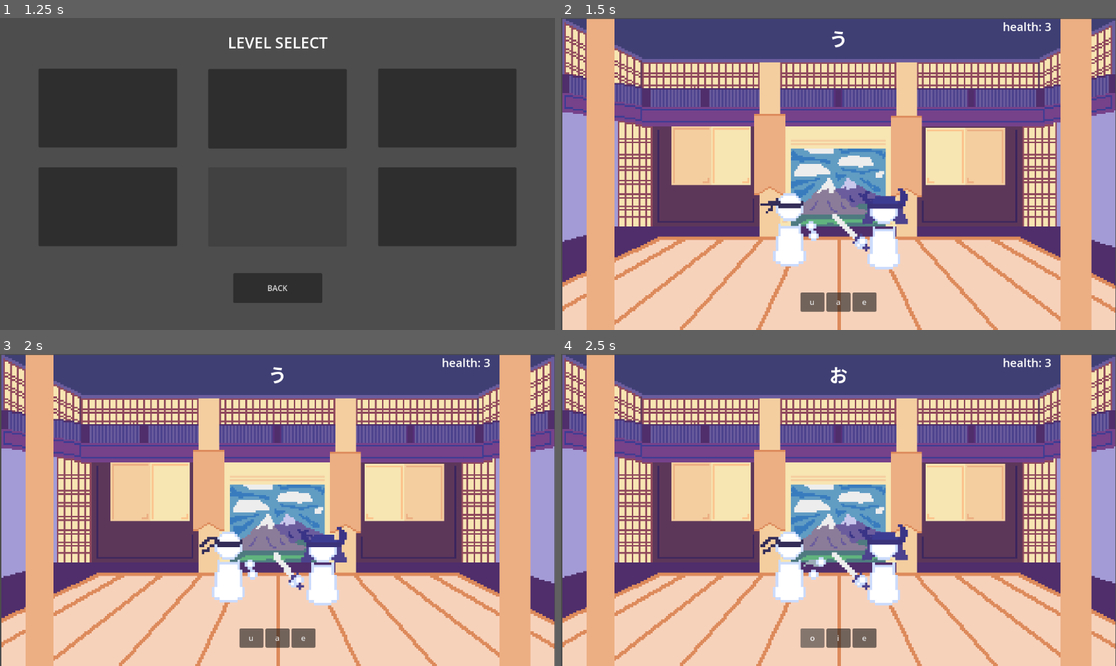
Above: before the commit, frames 1-4 (two rows, left to right).
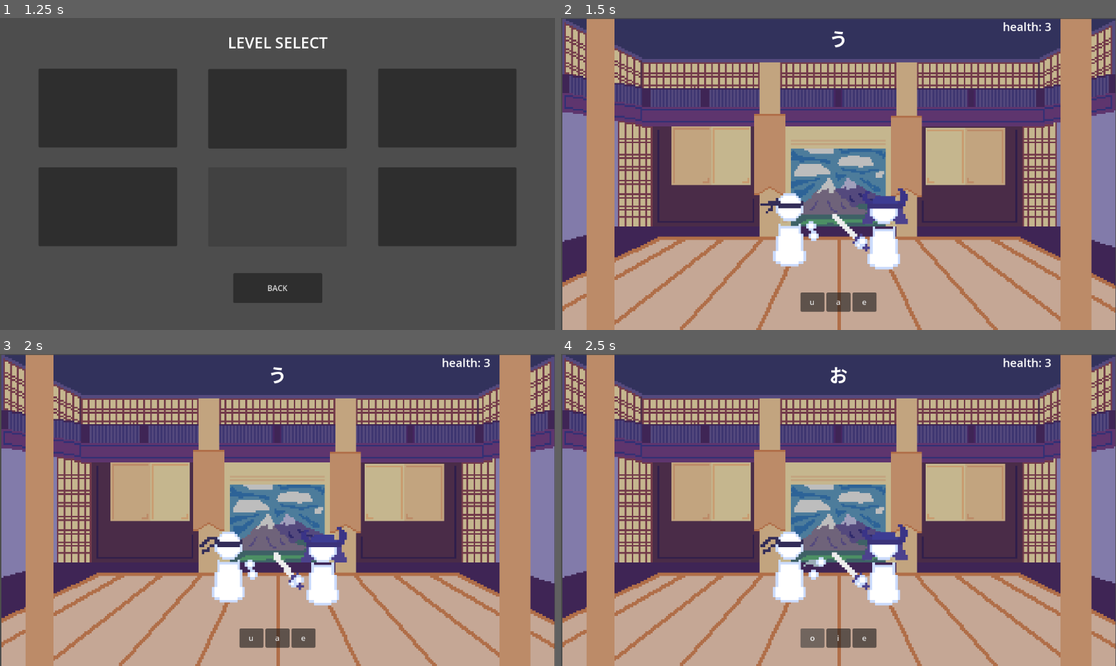
Above: after the commit, the same moments.

Repository: itsbeesfan/kana-warrior
Game: Godot game, scene res://startScreen.tscn
Two runs of this game, one before a commit and one after it. Both use one fixed random seed, a clock stepped at 60 frames per second and the inputs below. The project has no main scene, so this scene is started directly.
Inputs (mouse positions are in pixels of both pictures, inside the frame that each line leads up to):
- Up to frame 1 (1.25 s): click "Start Game" at 0.5 s
- Up to frame 2 (1.5 s): click (666, 108) at 1.25 s
- Up to frame 3 (2 s): no input
- Up to frame 4 (2.5 s): click "u" at 2 s

Frame 1 is identical in both runs. In frame 2, 75% of the frame differs, in the area x 0-100%, y 0-100%; in frame 3, 75%; in frame 4, 75%.

Commit message:
made background darker for better contrast

Diff:
--- a/kana-warrior/quiz.tscn
+++ b/kana-warrior/quiz.tscn
@@ -229,6 +229,7 @@
 script = ExtResource("1_kninm")
 
 [node name="Background" type="Sprite2D" parent="."]
+modulate = Color(0.796243, 0.796243, 0.796243, 1)
 texture_filter = 1
 position = Vector2(577.2222, 325)
 scale = Vector2(3.588889, 3.588889)
